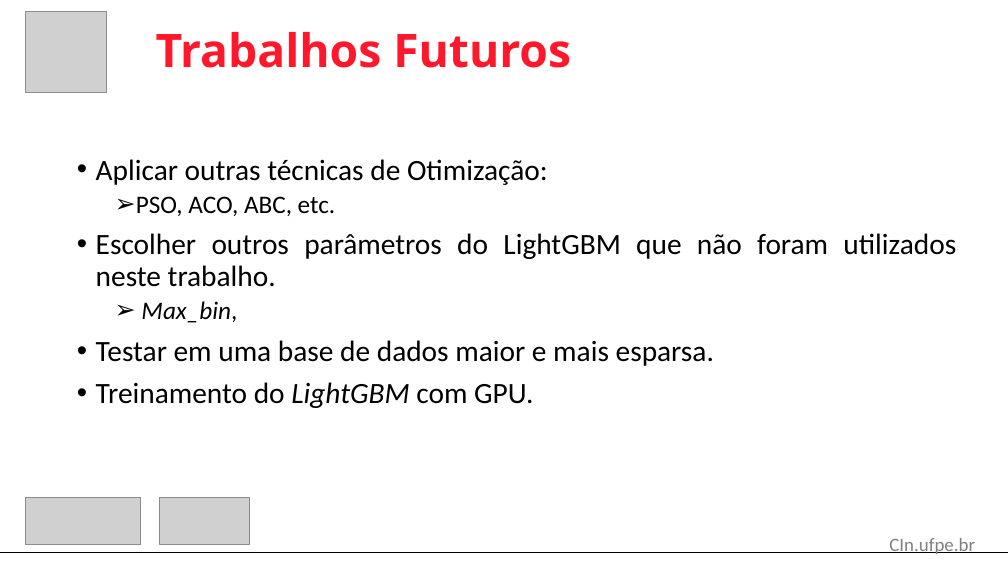
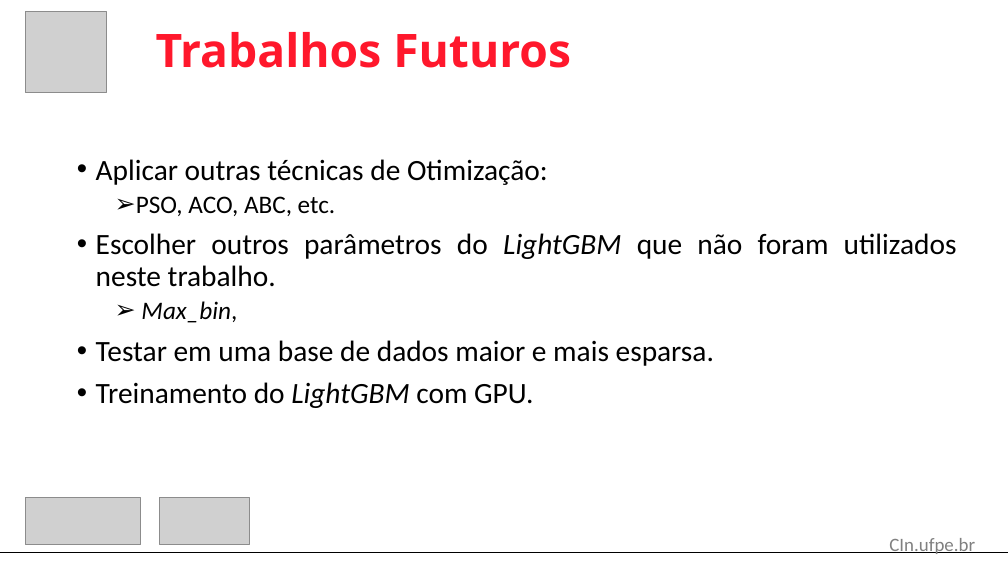
Before and after one commit to Douglast1997/TG-2020.1, a slide deck: slide 34 of Apresentação/Apresentação_TG [Autosaved].pptx (slide 32 before the commit). Drawn at 1008x567 pixels with LibreOffice and Linux fonts; fonts in the diff are those of the drawing; grey boxes stand for pictures. Boxes give left, top, right and bottom in pixels: in the first picture for what was removed or moved away, otherwise in the second. Text is boxed around its words. In the diff, an @@ line names an element or a change of style, - is before the commit and + after.

```diff
--- a/Apresentação/Apresentação_TG [Autosaved].pptx
+++ b/Apresentação/Apresentação_TG [Autosaved].pptx
@@ text at [96, 233, 957, 287]: italic on in "LightGBM" @@
```
Also in this commit, not shown: 6 other slides changed, 1 slide added, 4 other files.
